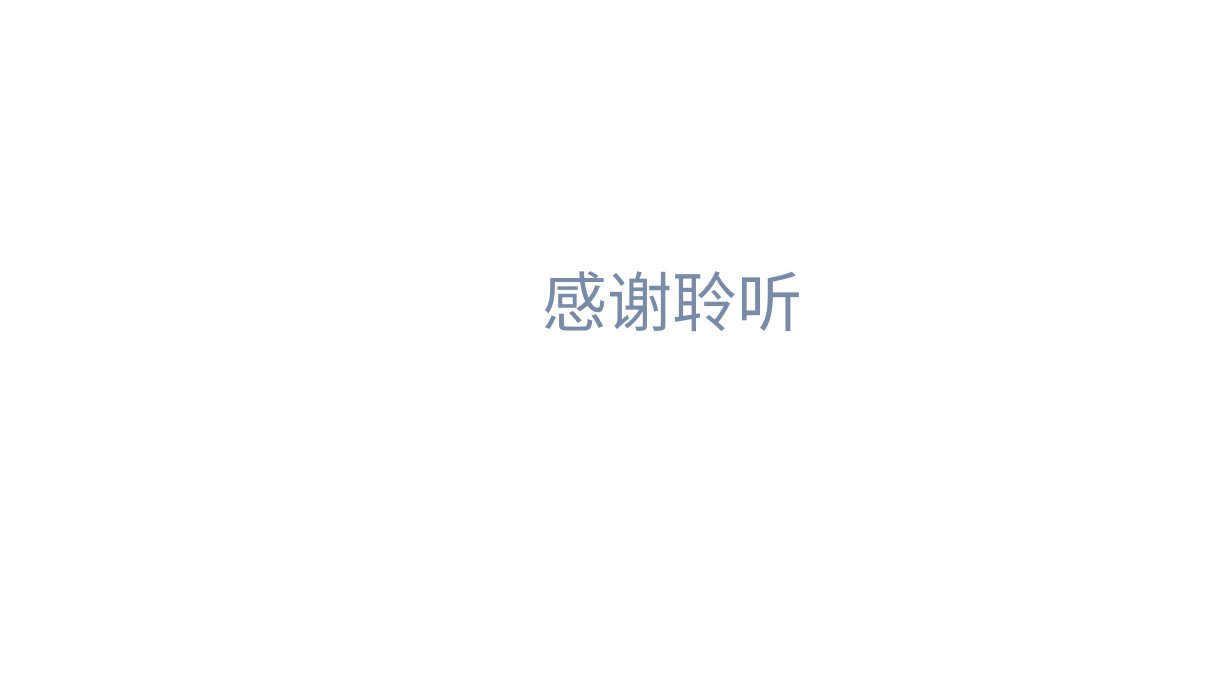
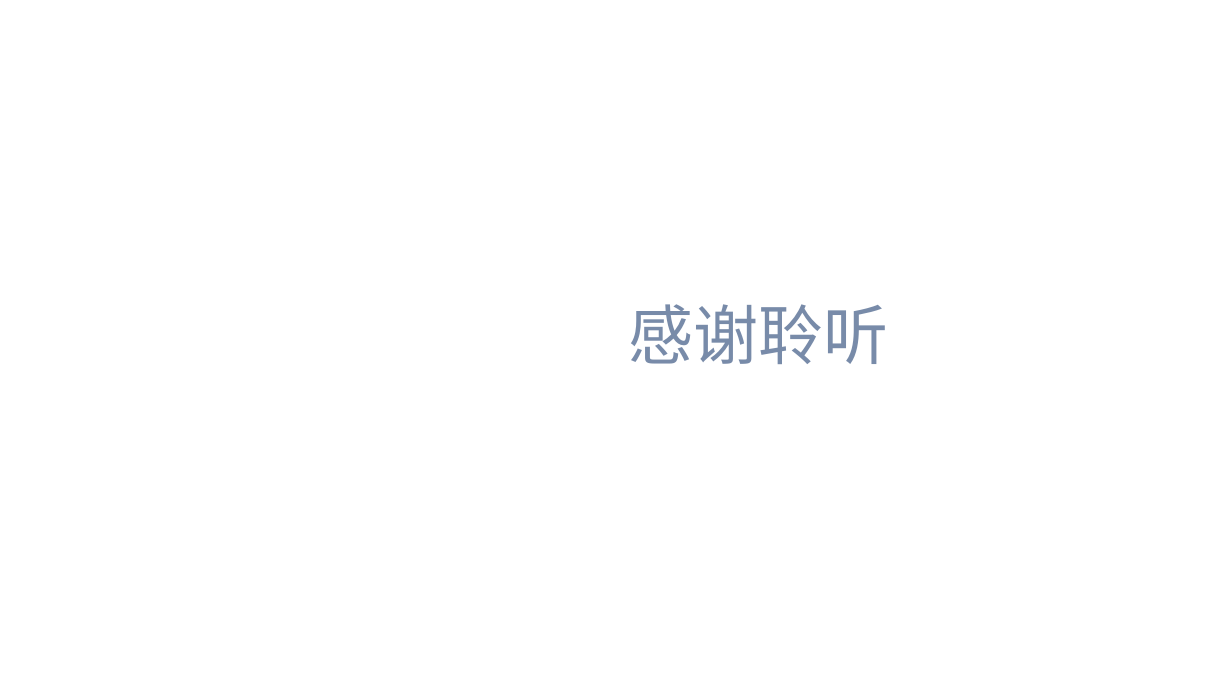
Before and after one commit to dunwu/bigdata-tutorial, a slide deck: slide 39 of assets/kafka/kafka.pptx. Drawn at 1232x693 pixels with LibreOffice and Linux fonts; fonts in the diff are those of the drawing; background and template pictures are left out. Boxes give left, top, right and bottom in pixels: in the first picture for what was removed or moved away, otherwise in the second. Text is boxed around its words. In the diff, an @@ line names an element or a change of style, - is before the commit and + after.

```diff
--- a/assets/kafka/kafka.pptx
+++ b/assets/kafka/kafka.pptx
@@ text "感谢聆听": place and size @@
-text "感谢聆听" at [543,271,803,331]
+text "感谢聆听" at [628,304,888,364]
```
Also in this commit, not shown: 18 other slides changed, 2 other files.
